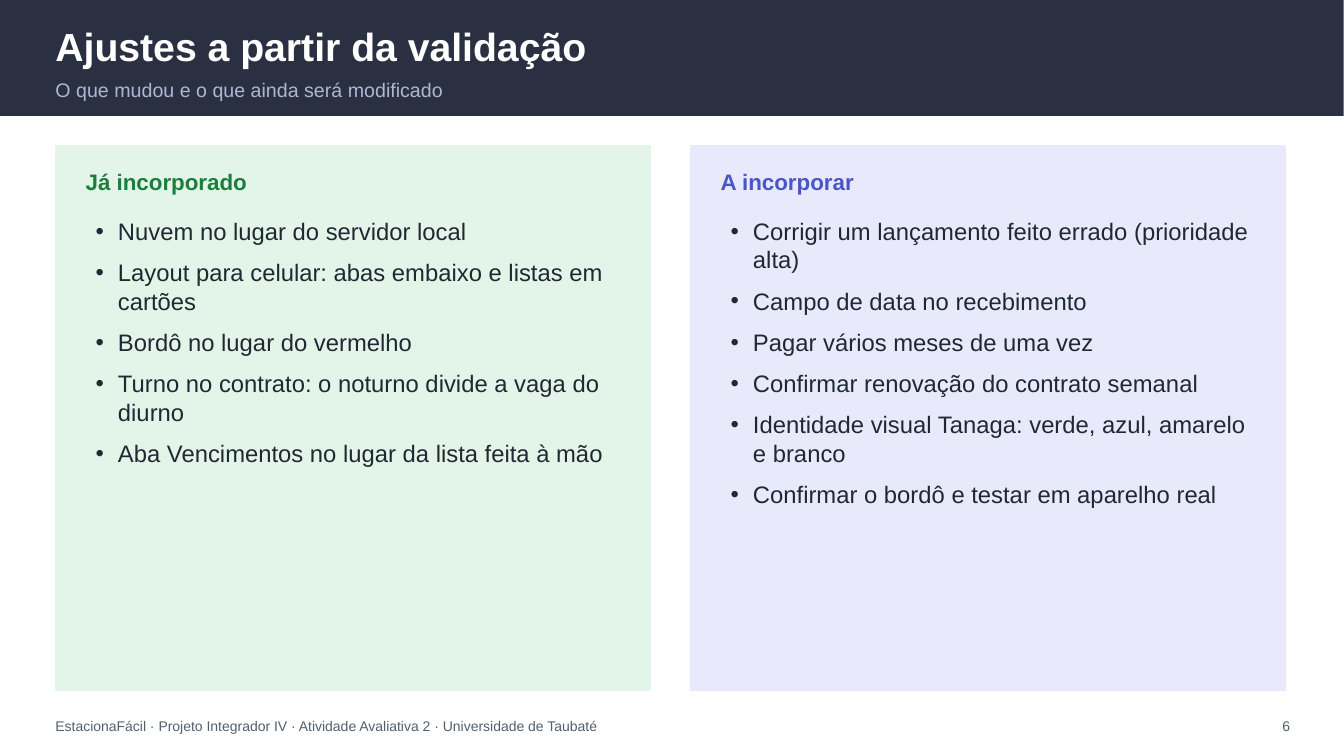
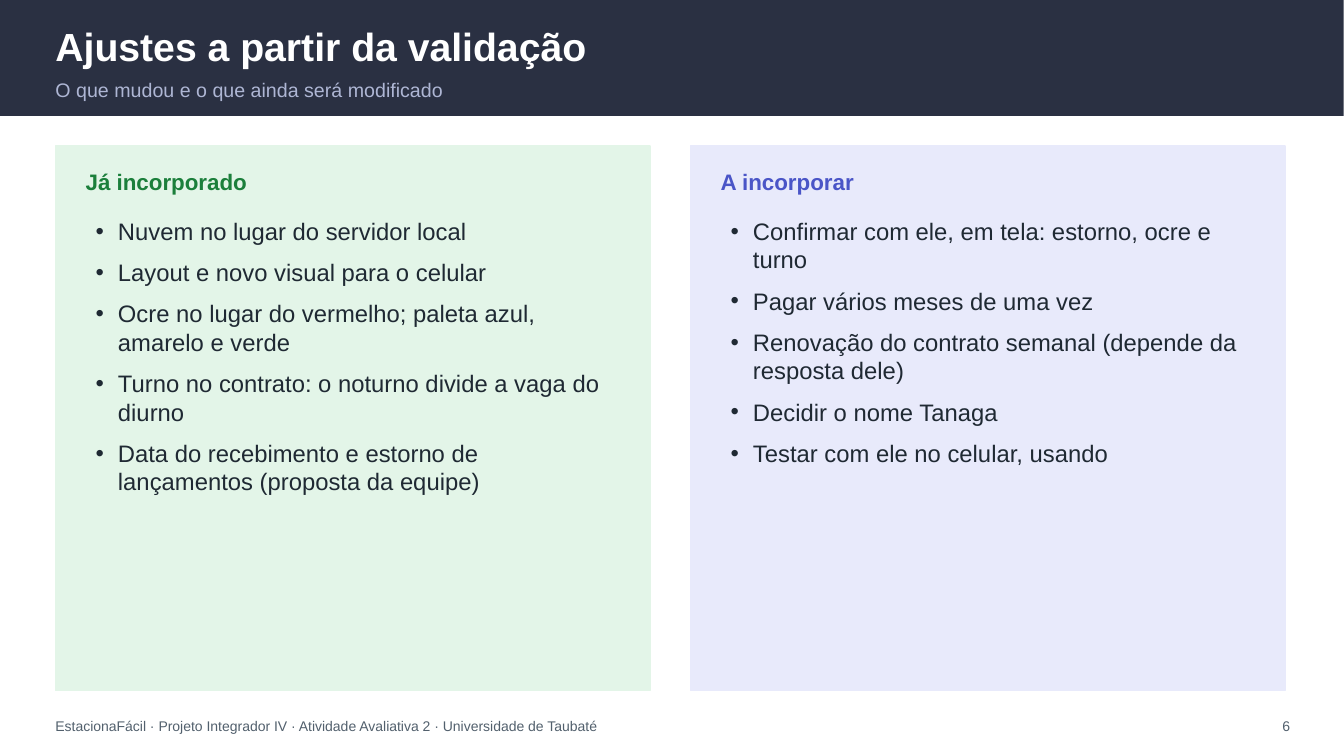
Before and after one commit to lotufo22/estaciona-facil, a slide deck: slide 6 of docs/atividade-2/EstacionaFacil-Apresentacao-Atividade-2.pptx. Drawn at 1344x756 pixels with LibreOffice and Linux fonts; fonts in the diff are those of the drawing. Boxes give left, top, right and bottom in pixels: in the first picture for what was removed or moved away, otherwise in the second. Text is boxed around its words. In the diff, an @@ line names an element or a change of style, - is before the commit and + after.

Commit message:
docs: relatório e slides da Atividade 2 atualizados (estorno, data, redesign e homologação) e capturas do manual com o novo visual

```diff
--- a/docs/atividade-2/EstacionaFacil-Apresentacao-Atividade-2.pptx
+++ b/docs/atividade-2/EstacionaFacil-Apresentacao-Atividade-2.pptx
@@ text at [753, 222, 1211, 269]: text changed @@
-• Corrigir um lançamento feito errado (prioridade alta)
-• Campo de data no recebimento
+• Confirmar com ele, em tela: estorno, ocre e turno
@@ text at [118, 263, 535, 352]: text changed @@
-• Layout para celular: abas embaixo e listas em cartões
-• Bordô no lugar do vermelho
+• Layout e novo visual para o celular
+• Ocre no lugar do vermelho; paleta azul, amarelo e verde
@@ text at [753, 333, 1236, 465]: text changed @@
-• Confirmar renovação do contrato semanal
-• Identidade visual Tanaga: verde, azul, amarelo e branco
-• Confirmar o bordô e testar em aparelho real
+• Renovação do contrato semanal (depende da resposta dele)
+• Decidir o nome Tanaga
+• Testar com ele no celular, usando
@@ text at [118, 444, 479, 495]: text changed @@
-• Aba Vencimentos no lugar da lista feita à mão
+• Data do recebimento e estorno de lançamentos (proposta da equipe)
```
Also in this commit, not shown: 5 other slides changed, 17 other files.
